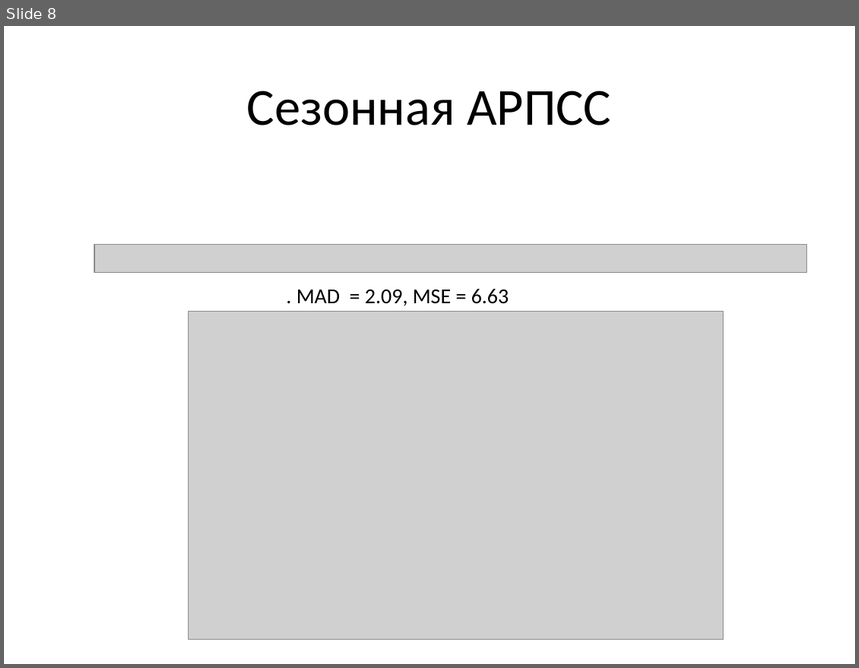
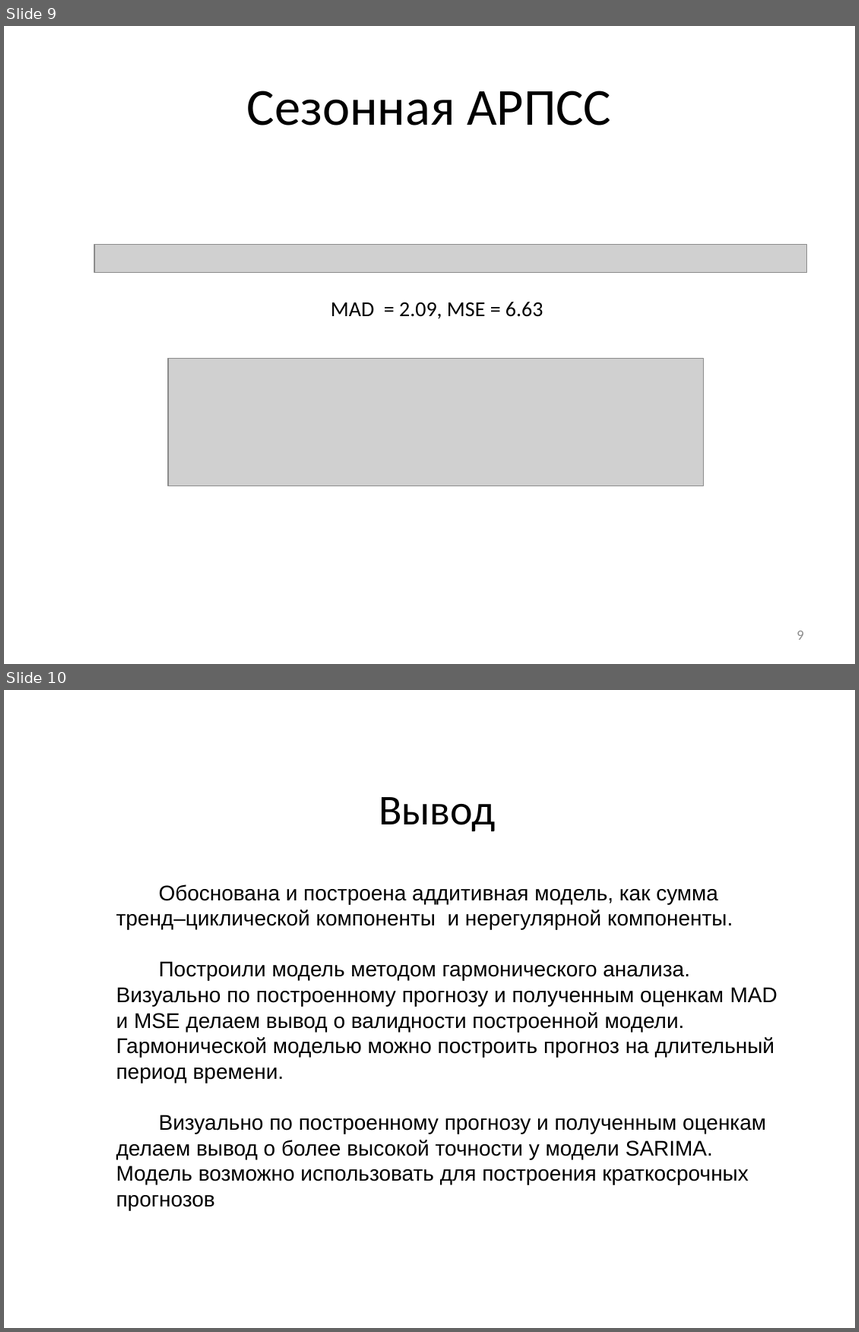
Before and after one commit to Ivan456/diplom, a slide deck: Ivan Vodich.pptx. Shown one above the other, each under a label of ours: slide 8 before the commit, slides 9 and 10 after it. The pictures are 859x668 and 859x1332 pixels, drawn with LibreOffice and Linux fonts; fonts in the diff are those of the drawing; grey boxes stand for pictures. Boxes give left, top, right and bottom in pixels: in the first picture for what was removed or moved away, otherwise in the second. Text is boxed around its words. In the diff, an @@ line names an element or a change of style, - is before the commit and + after.

```diff
--- a/Ivan Vodich.pptx
+++ b/Ivan Vodich.pptx
@@ slide 10 added at [4, 690, 855, 1328], background #FFFFFF @@
@@ title added at [379, 797, 496, 832], 36 pt, text #000000 @@
+Вывод
@@ text added at [116, 885, 778, 1211], 18 pt, text #000000 @@
+Обоснована и построена аддитивная модель, как сумма тренд–циклической компоненты и нерегулярной компоненты.
+Построили модель методом гармонического анализа. Визуально по построенному прогнозу и полученным оценкам MAD и MSE делаем вывод о валидности построенной модели. Гармонической моделью можно построить прогноз на длительный период времени.
+Визуально по построенному прогнозу и полученным оценкам делаем вывод о более высокой точности у модели SARIMA. Модель возможно использовать для построения краткосрочных прогнозов
@@ what was slide 8 is now slide 9 @@
@@ slide 9 changed as well @@
@@ text at [331, 302, 544, 319]: text changed @@
-. MAD = 2.09, MSE = 6.63
+MAD = 2.09, MSE = 6.63
@@ picture: place and size @@
-picture at [188, 312, 723, 641]
+picture at [168, 359, 704, 487]
@@ page number added at [797, 631, 804, 640], 12 pt, text #8B8B8B @@
+9
```
Also in this commit, not shown: 6 other slides changed, 3 other slides added, 1 slide removed, 1 other file.
